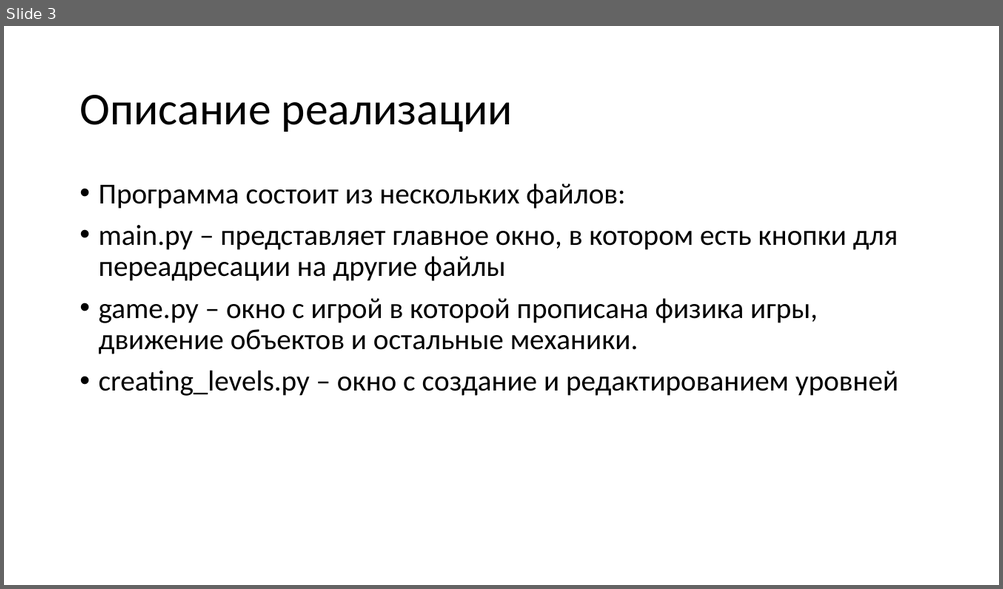
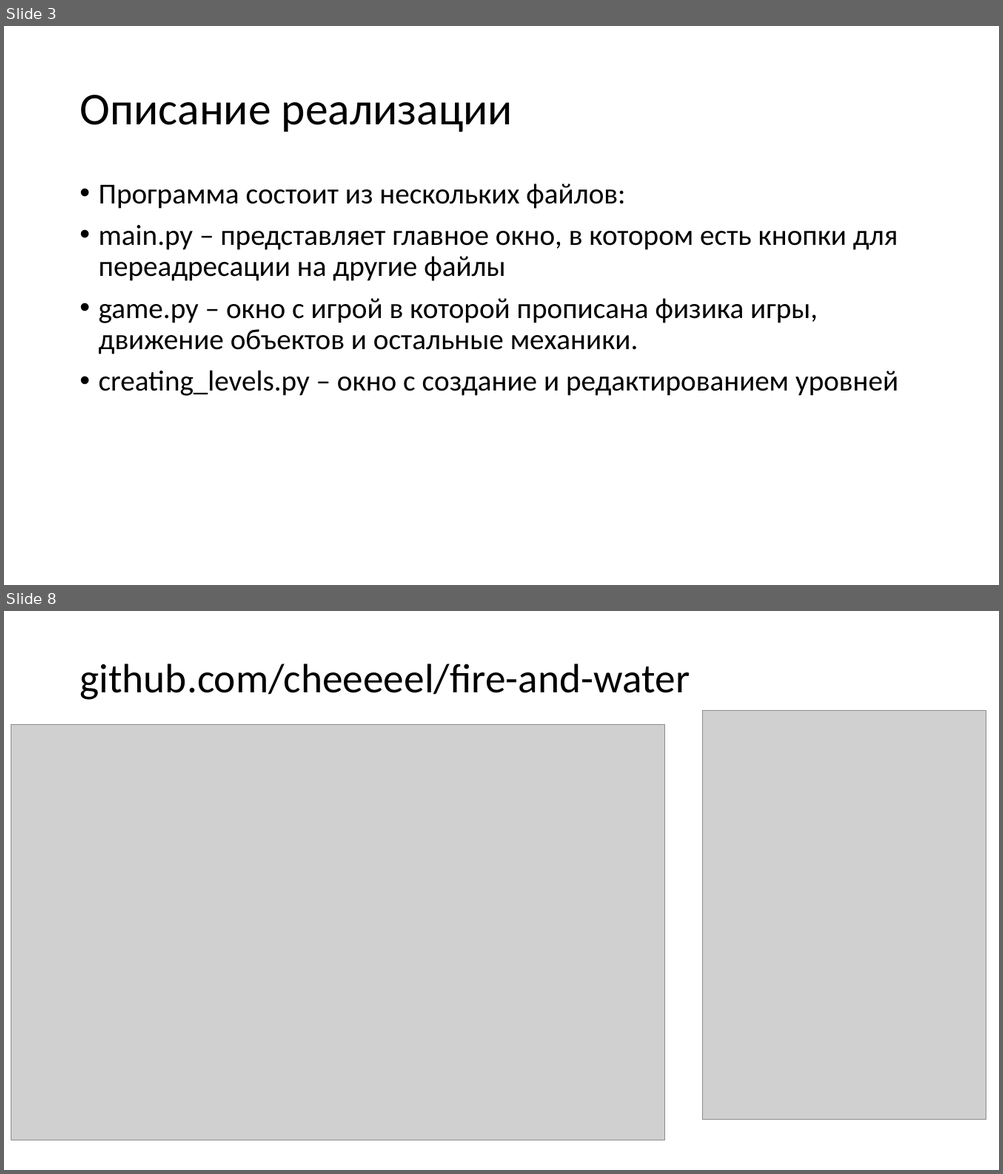
Before and after one commit to cheeeeel/fire-and-water, a slide deck: общие/презетация.pptx. Shown one above the other, each under a label of ours: slide 3 before the commit, slides 3 and 8 after it; the slides between them are not shown. The pictures are 1003x589 and 1003x1174 pixels, drawn with LibreOffice and Linux fonts; fonts in the diff are those of the drawing; grey boxes stand for pictures. Boxes give left, top, right and bottom in pixels: in the first picture for what was removed or moved away, otherwise in the second. Text is boxed around its words. In the diff, an @@ line names an element or a change of style, - is before the commit and + after.

```diff
--- a/общие/презетация.pptx
+++ b/общие/презетация.pptx
@@ slide 8 added at (4, 611, 999, 1170), background #FFFFFF @@
@@ title added at (79, 664, 689, 700), 39.6 pt, text #000000 @@
+github.com/cheeeeel/fire-and-water
@@ picture added at (703, 710, 986, 1120) @@
@@ picture added at (11, 725, 664, 1141) @@
```
Also in this commit, not shown: 6 slides changed, 1 other slide added, 3 other files.
